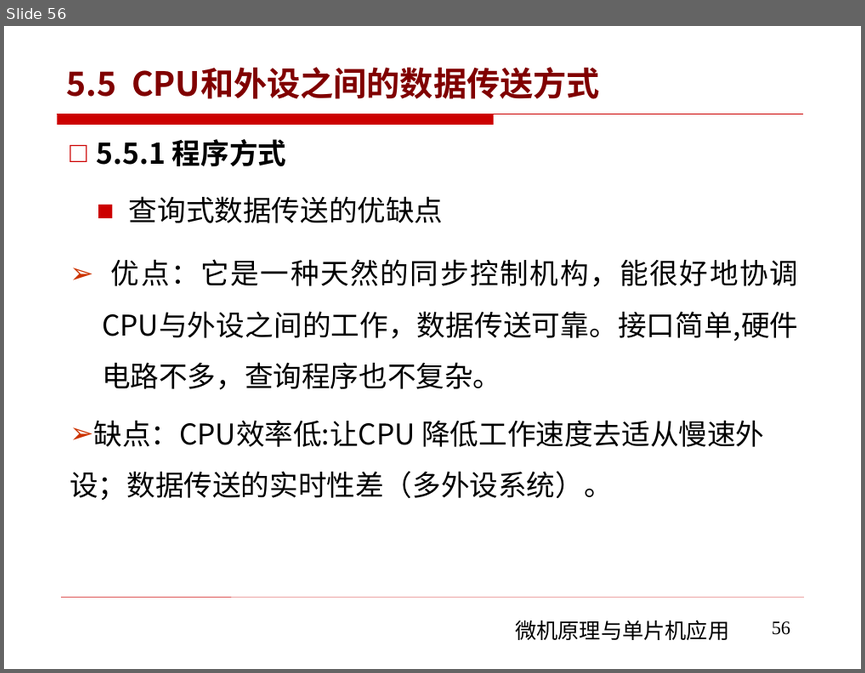
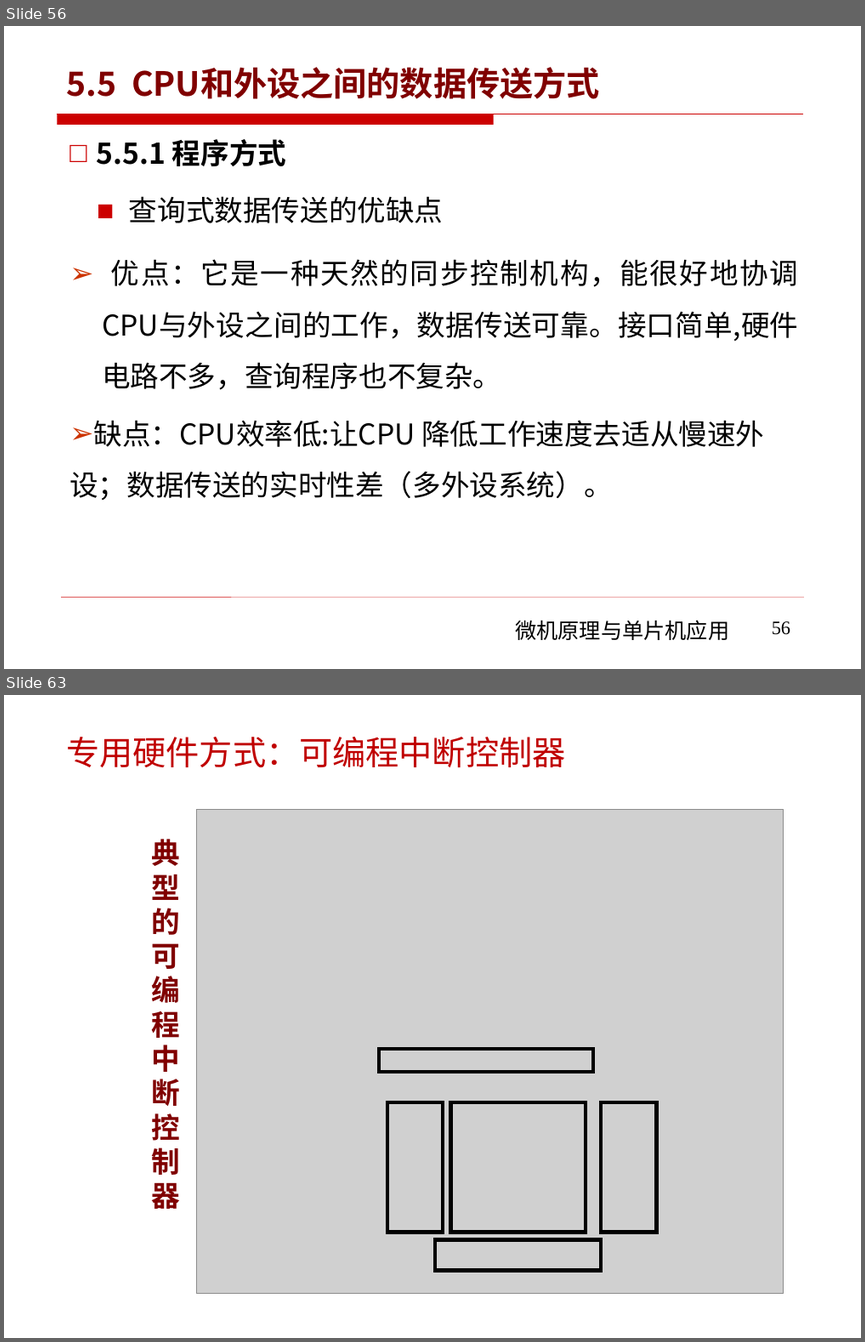
Before and after one commit to rshouc/Microcomputer, a slide deck: PPT/The Principle of Microcomputer/第五章 微机原理（微机和外设的数据传输) .pptx. Shown one above the other, each under a label of ours: slide 56 before the commit, slides 56 and 63 after it; the slides between them are not shown. The pictures are 865x673 and 865x1342 pixels, drawn with LibreOffice and Linux fonts; fonts in the diff are those of the drawing; grey boxes stand for pictures; background and template pictures are left out. Boxes give left, top, right and bottom in pixels: in the first picture for what was removed or moved away, otherwise in the second. Text is boxed around its words. In the diff, an @@ line names an element or a change of style, - is before the commit and + after.

```diff
--- a/PPT/The Principle of Microcomputer/第五章 微机原理（微机和外设的数据传输) .pptx
+++ b/PPT/The Principle of Microcomputer/第五章 微机原理（微机和外设的数据传输) .pptx
@@ slide 63 added at (4, 695, 861, 1338), background #FFFFFF @@
@@ title added at (66, 737, 565, 768), 28 pt, text #C00000 @@
+专用硬件方式：可编程中断控制器
@@ group added at (151, 809, 783, 1293): 5 rectangles, 1 picture, 1 text @@
+典
+型
+的
+可
+编
+程
+中
+断
+控
+制
+器
```
Also in this commit, not shown: 25 other slides added.
